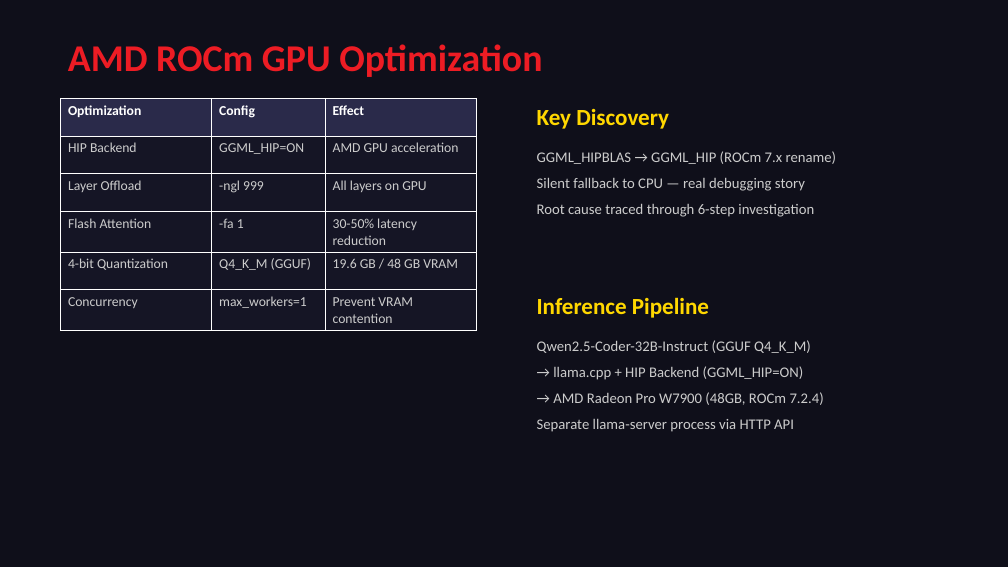
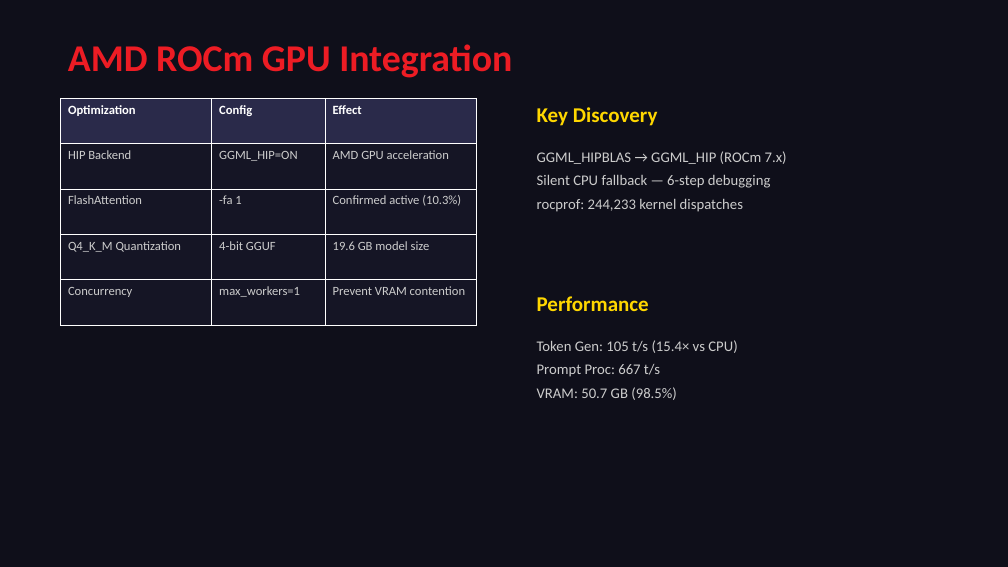
Before and after one commit to a9320/Radeon-hackathon-2026-07, a slide deck: slide 5 of docs/CodeRisk_Agent_Presentation.pptx (slide 6 before the commit). Drawn at 1008x567 pixels with LibreOffice and Linux fonts; fonts in the diff are those of the drawing. Boxes give left, top, right and bottom in pixels: in the first picture for what was removed or moved away, otherwise in the second. Text is boxed around its words. In the diff, an @@ line names an element or a change of style, - is before the commit and + after.

Commit message:
docs: update PPT with ROCm experiments (quantization, MIOpen, env vars, KV cache, profiling)

```diff
--- a/docs/CodeRisk_Agent_Presentation.pptx
+++ b/docs/CodeRisk_Agent_Presentation.pptx
@@ text at box(68, 44, 512, 78): text changed @@
-AMD ROCm GPU Optimization
+AMD ROCm GPU Integration
@@ table at box(60, 98, 476, 325) @@
-row 3: Layer Offload | -ngl 999 | All layers on GPU
-row 4: Flash Attention | -fa 1 | 30-50% latency reduction
-row 5: 4-bit Quantization | Q4_K_M (GGUF) | 19.6 GB / 48 GB VRAM
+row 3: FlashAttention | -fa 1 | Confirmed active (10.3%)
+row 4: Q4_K_M Quantization | 4-bit GGUF | 19.6 GB model size
@@ text "Key Discovery" at box(537, 107, 658, 126): size 22 to 20 pt @@
@@ text at box(537, 151, 787, 212): text changed @@
-GGML_HIPBLAS → GGML_HIP (ROCm 7.x rename)
-Silent fallback to CPU — real debugging story
-Root cause traced through 6-step investigation
+GGML_HIPBLAS → GGML_HIP (ROCm 7.x)
+Silent CPU fallback — 6-step debugging
+rocprof: 244,233 kernel dispatches
@@ text at box(537, 296, 649, 311): text changed; size 22 to 20 pt @@
-Inference Pipeline
+Performance
@@ text at box(537, 340, 737, 400): text changed @@
-Qwen2.5-Coder-32B-Instruct (GGUF Q4_K_M)
-→ llama.cpp + HIP Backend (GGML_HIP=ON)
-→ AMD Radeon Pro W7900 (48GB, ROCm 7.2.4)
-Separate llama-server process via HTTP API
+Token Gen: 105 t/s (15.4× vs CPU)
+Prompt Proc: 667 t/s
+VRAM: 50.7 GB (98.5%)
```
Also in this commit, not shown: 6 other slides changed, 2 slides added, 7 slides removed.
